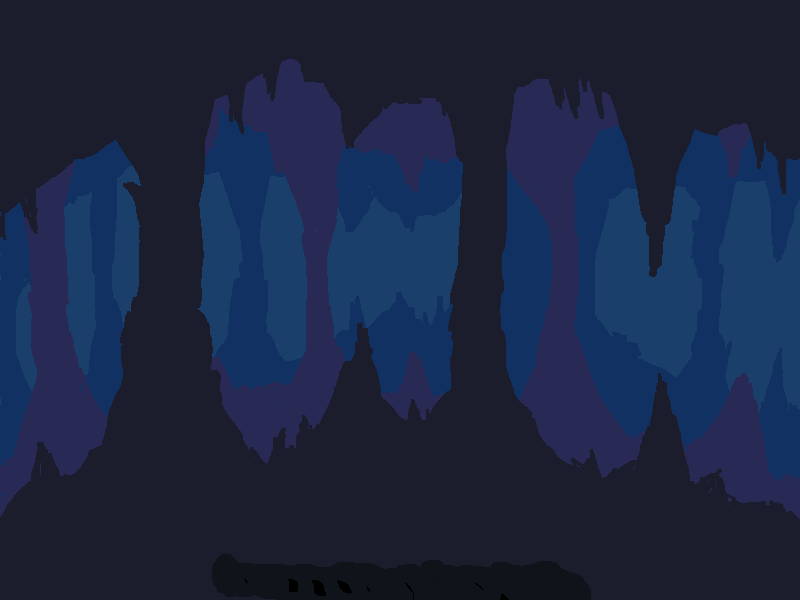
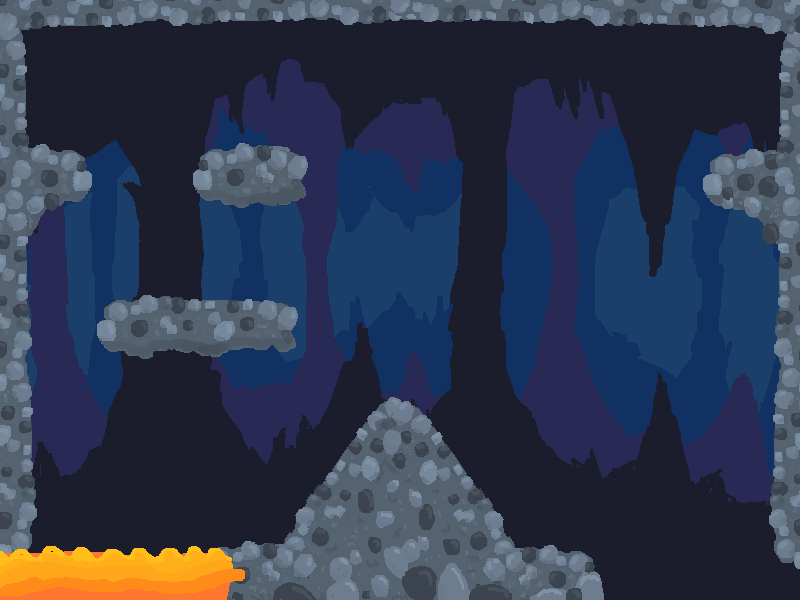
Layered file, before and after one edit (w=800, h=600). Changes by layer:
added layer "Layer 12" above "Layer 11" over <box>0,546,245,600</box>
showed group "paredes" (23 layers) over <box>0,0,800,600</box>
